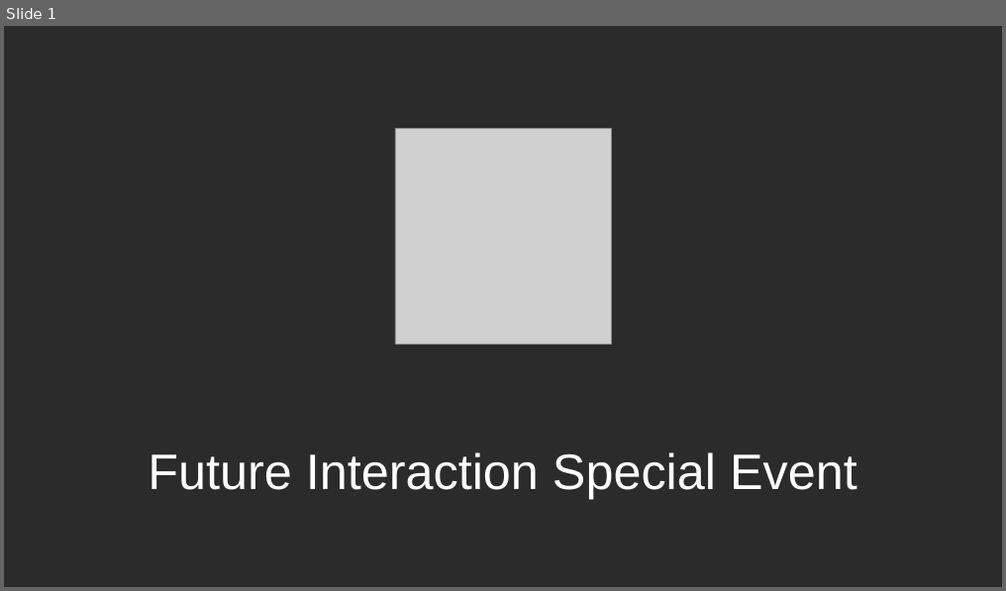
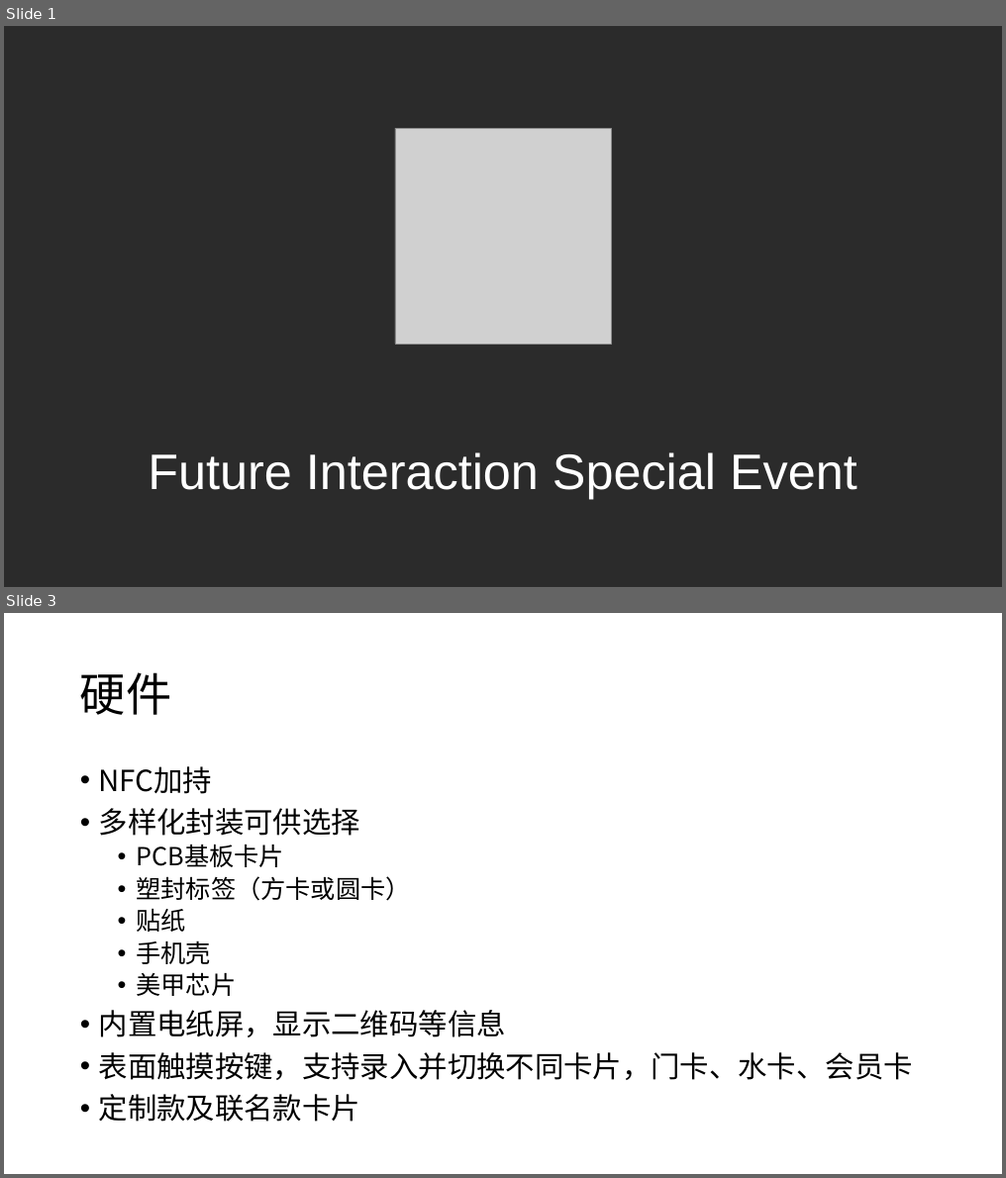
Before and after one commit to TingliangZhang/girlsday2021, a slide deck: LaunchEvent/2021FutureInteractionSpacialEvent.pptx. Shown one above the other, each under a label of ours: slide 1 before the commit, slides 1 and 3 after it; the slides between them are not shown. The pictures are 1006x591 and 1006x1178 pixels, drawn with LibreOffice and Linux fonts; fonts in the diff are those of the drawing; grey boxes stand for pictures; background and template pictures are left out; a plain dark background stands for a picture behind light text. Boxes give left, top, right and bottom in pixels: in the first picture for what was removed or moved away, otherwise in the second. Text is boxed around its words. In the diff, an @@ line names an element or a change of style, - is before the commit and + after.

```diff
--- a/LaunchEvent/2021FutureInteractionSpacialEvent.pptx
+++ b/LaunchEvent/2021FutureInteractionSpacialEvent.pptx
@@ slide 3 added at <box>4,613,1002,1174</box>, background #FFFFFF @@
@@ title added at <box>80,672,171,715</box>, 44 pt, text #000000 @@
+硬件
@@ text added at <box>99,766,913,1122</box>, 28 pt, text #000000 @@
+• NFC加持
+• 多样化封装可供选择
+  • PCB基板卡片
+  • 塑封标签（方卡或圆卡）
+  • 贴纸
+  • 手机壳
+  • 美甲芯片
+• 内置电纸屏，显示二维码等信息
+• 表面触摸按键，支持录入并切换不同卡片，门卡、水卡、会员卡
+• 定制款及联名款卡片
```
Also in this commit, not shown: 8 other slides added, 1 slide removed.
